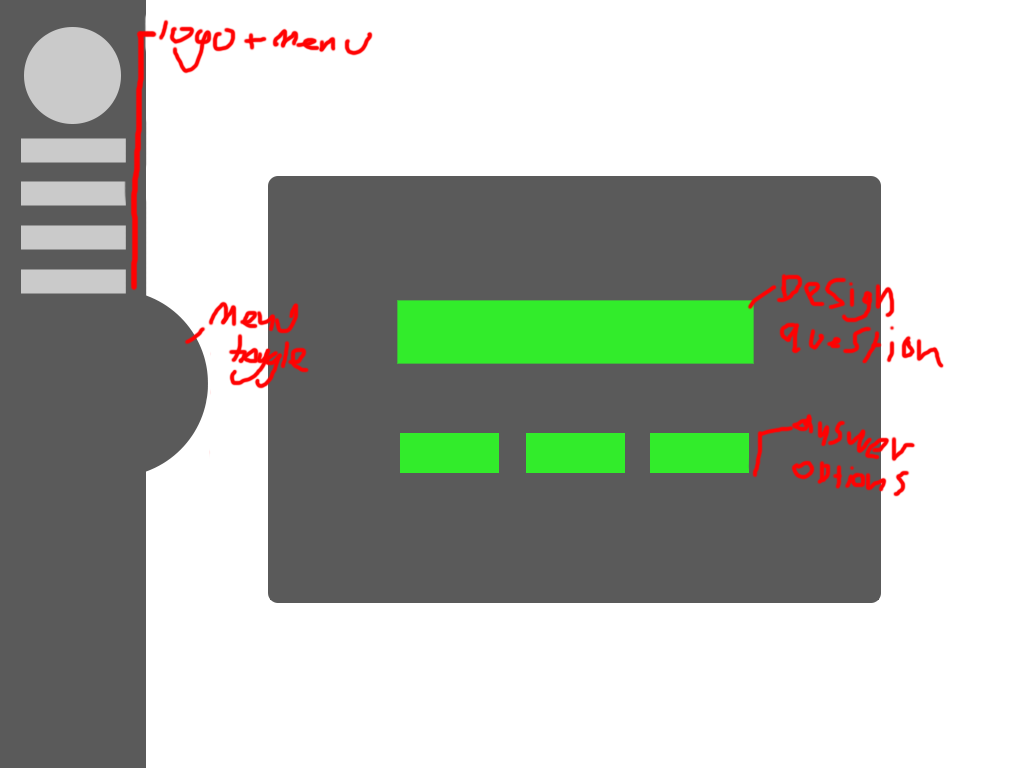
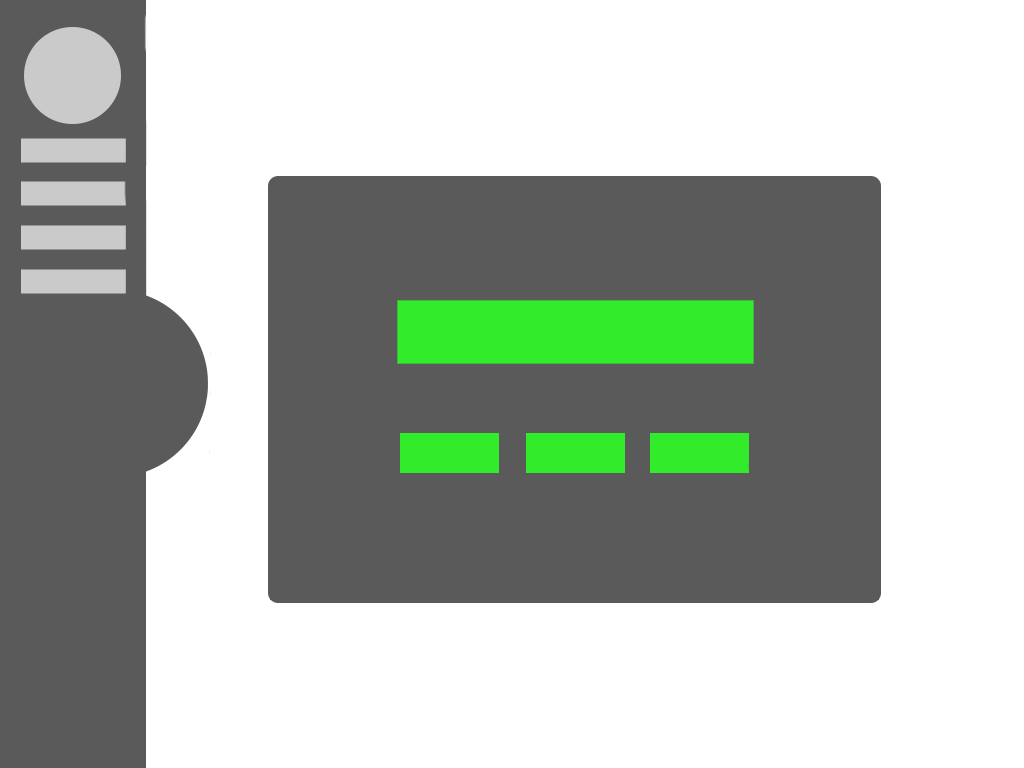
Layers edited between the first and the second 1024 × 768 image:
hid "Annotations" over (130, 19, 945, 497)
